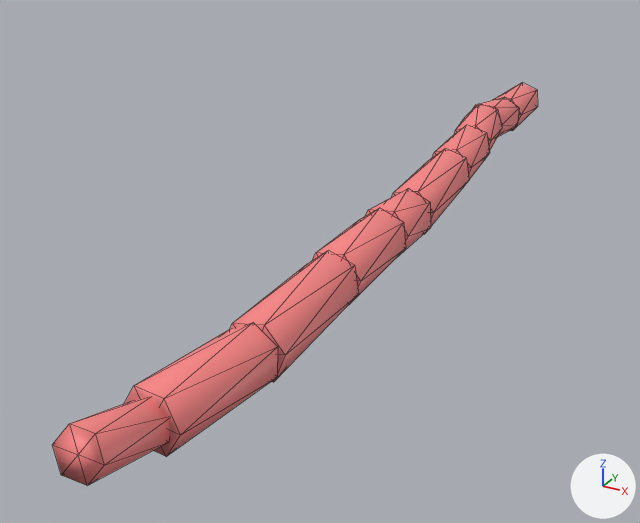
Two versions of the glTF model public/data/plots/sample/media/qsm/263.glb, one commit apart.
Before and after are seen from a 50 mm camera at (4.98, -5.23, -3.18) aimed at (3.7, -2.89, -4.35). Lighting does not change. The marker at lower right points along +X, +Y and +Z. The older version comes first. Mesh edges are drawn as thin lines. Vertices at exactly the same position are counted once.
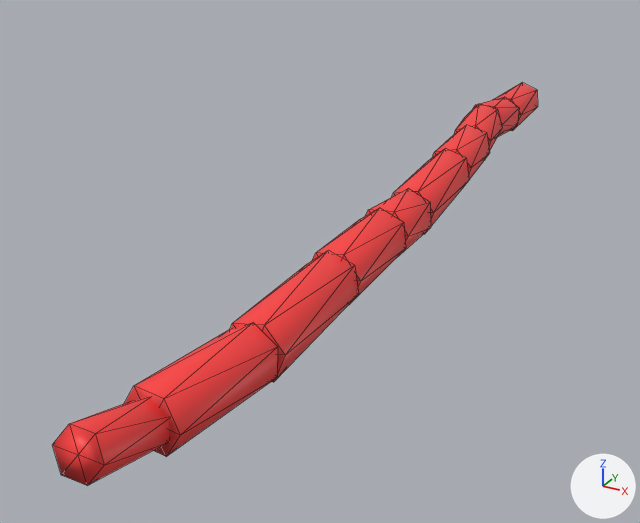
Location of each change, (x1, y1, x2, y2) in pixels of the pictures (640 x 523 px):
part 1 of me_mesh_0, recoloured (pink to red)
    both: (53, 83, 538, 485)

Diff of the bpy script that builds the scene:
```diff
--- a/public/data/plots/sample/media/qsm/263.glb.py
+++ b/public/data/plots/sample/media/qsm/263.glb.py
@@ me_mesh_0 @@
 me_mesh_0.from_pydata(...)  # 131 vertices, 240 faces; spans x 3.71..4.11, y -4.35..-1.0, z -4.27..-4.03
 # used by ob_mesh_0; location = (0.0, 0.0, 0.0)
+# me_mesh_0 part 1: 240 faces centred in x 3.73..4.1, y -4.34..-1.0, z -4.25..-4.05 are repainted in the vertex colours; the middle colour goes from pink #ff8888 to red #ff3f3f
 me_mesh_0.materials.append(mat_defaultmaterial)
```
